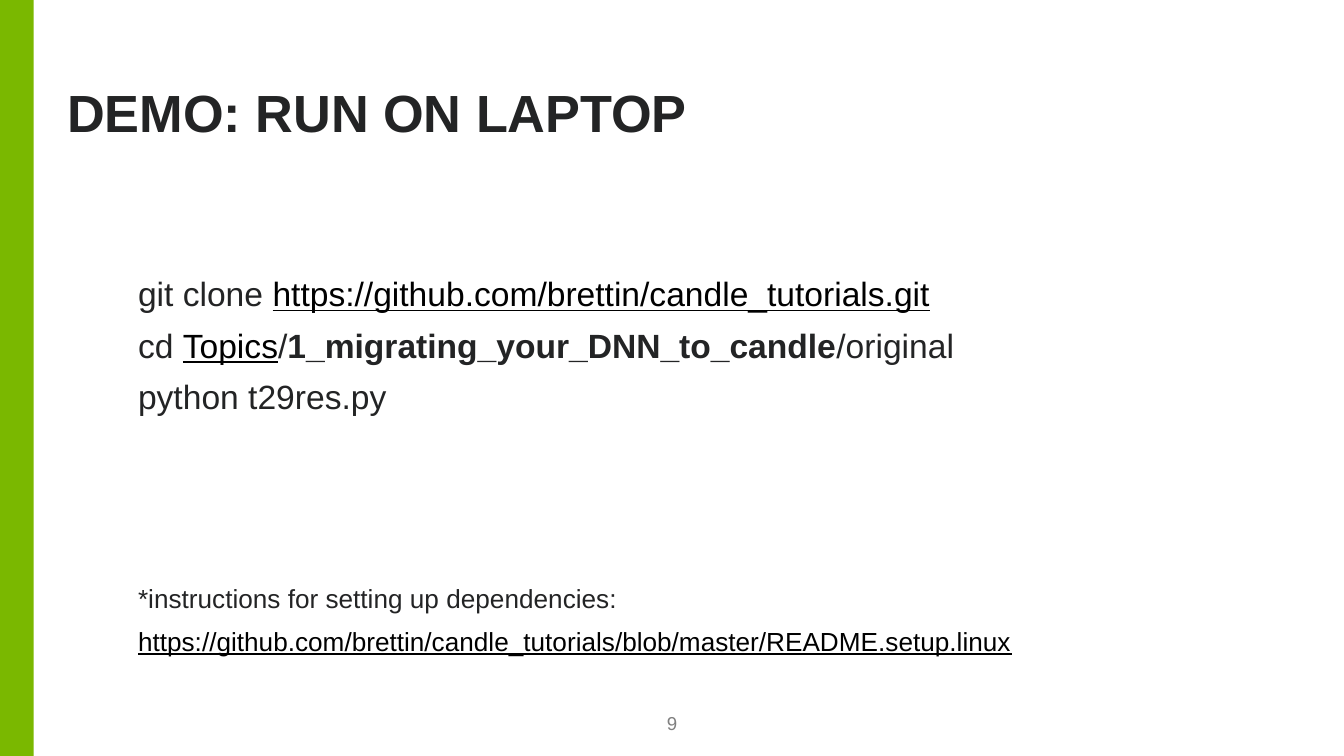
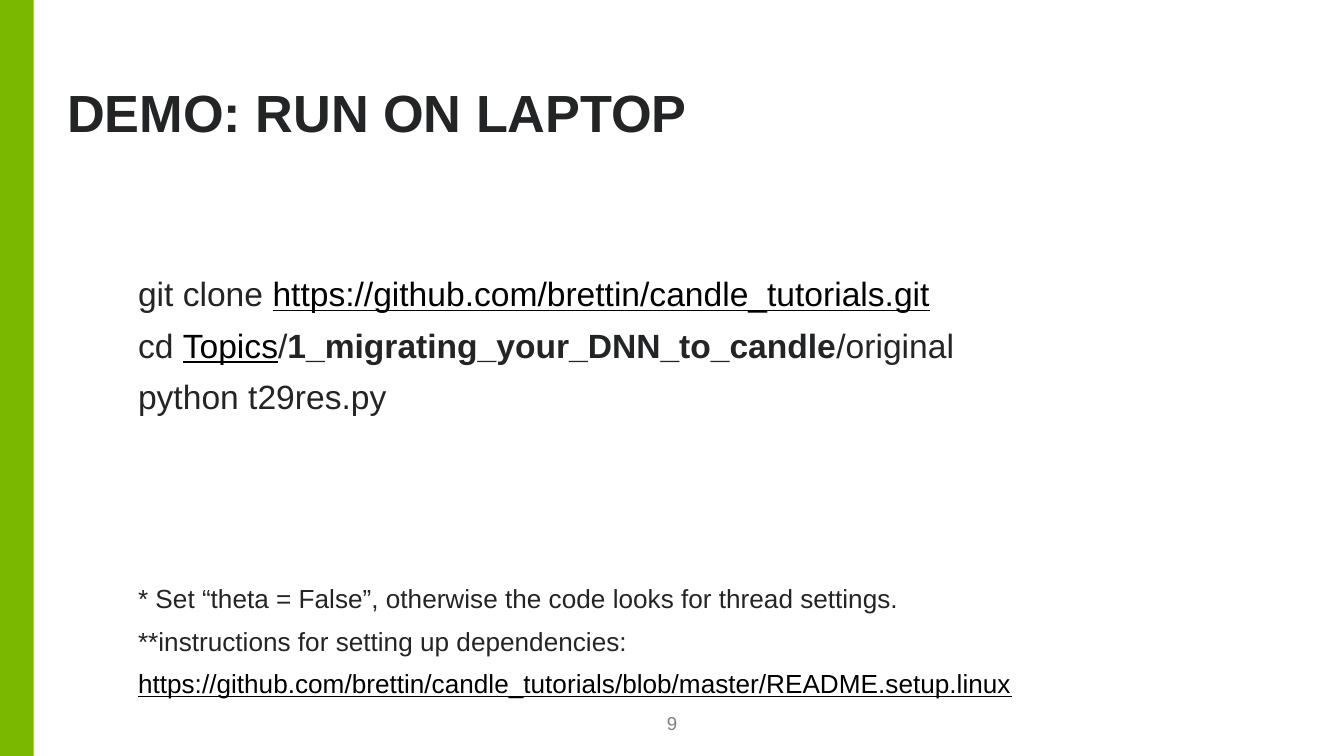
Before and after one commit to brettin/candle_tutorials, a slide deck: slide 9 of Topics/1_migrating_your_DNN_to_candle/CANDLE_Compliant_DNN.pptx. Drawn at 1344x756 pixels with LibreOffice and Linux fonts; fonts in the diff are those of the drawing; background and template pictures are left out. Boxes give left, top, right and bottom in pixels: in the first picture for what was removed or moved away, otherwise in the second. Text is boxed around its words. In the diff, an @@ line names an element or a change of style, - is before the commit and + after.

```diff
--- a/Topics/1_migrating_your_DNN_to_candle/CANDLE_Compliant_DNN.pptx
+++ b/Topics/1_migrating_your_DNN_to_candle/CANDLE_Compliant_DNN.pptx
@@ text at [138,589,897,656]: text changed @@
-*instructions for setting up dependencies:
+* Set “theta = False”, otherwise the code looks for thread settings.
+**instructions for setting up dependencies:
```
